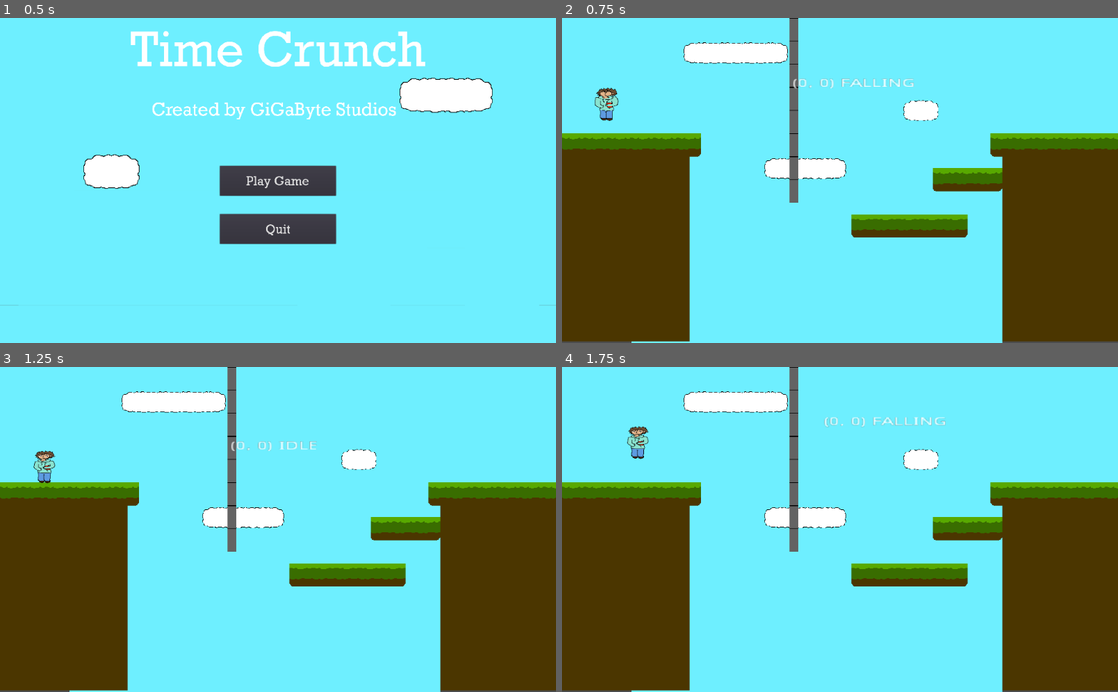
Above: before the commit, frames 1-4 (two rows, left to right).
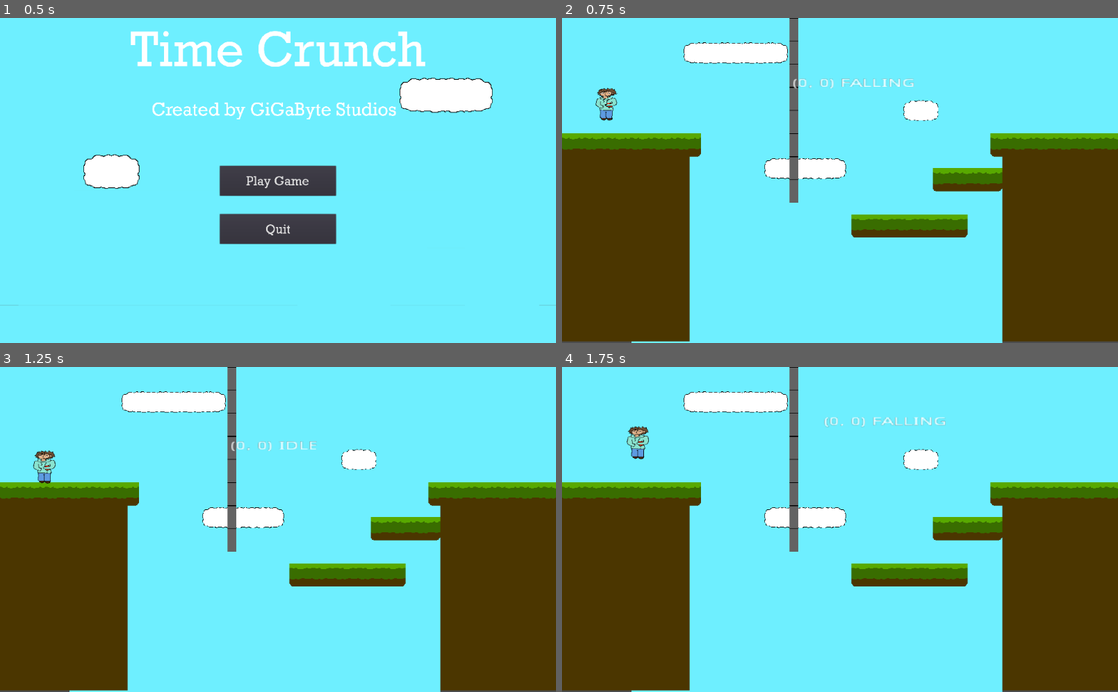
Above: after the commit, the same moments.

Repository: AspireToDev/Final-Project-Game-Jam
Game: Godot game, scene res://UI/Start.tscn
Two runs of this game, one before a commit and one after it. Both use one fixed random seed, a clock stepped at 60 frames per second and the inputs below.
Inputs:
- Up to frame 1 (0.5 s): no input
- Up to frame 2 (0.75 s): click "Play Game" at 0.5 s
- Up to frame 3 (1.25 s): no input
- Up to frame 4 (1.75 s): hold D (right) from 1.28 s (still down); tap Q (eat_chip) at 1.35 s; tap W (jump) at 1.52 s

Frame 1 is identical in both runs. In frame 2, 0.1% of the frame differs, in the area x 5-11%, y 21-32%; in frame 3, 0.1%; in frame 4, 0.1%.

Commit message:
Raycasts
Adding Raycasts all around the character model that we will move in the character's intended direction during chip mode, if it collides, the player won't move, if it doesn't the player can move.

Diff:
--- a/Project/Camera2.gd
+++ b/Project/Camera2.gd
@@ -8,5 +8,5 @@
 
 
 
-func _on_Level_2_body_entered(body):
+func _on_Level_2_body_entered(_body):
 	pass
--- a/Project/Game.tscn
+++ b/Project/Game.tscn
@@ -370,6 +370,8 @@
 
 [node name="Level" type="TileMap" parent="."]
 tile_set = SubResource( 25 )
+collision_layer = 3
+collision_mask = 3
 format = 1
 tile_data = PoolIntArray( 0, 12, 0, 1, 12, 0, 2, 12, 0, 3, 12, 0, 4, 12, 0, 5, 12, 0, 6, 12, 0, 7, 12, 0, 8, 12, 0, 9,  …(12637 unchanged characters)…
 
@@ -405,7 +407,7 @@
 [node name="AnimatedSprite" type="AnimatedSprite" parent="Player"]
 frames = SubResource( 14 )
 animation = "Idle"
-frame = 4
+frame = 18
 playing = true
 
 [node name="CollisionPolygon2D" type="CollisionPolygon2D" parent="Player"]
@@ -437,9 +439,29 @@
 [node name="Block_move" type="Node" parent="Player/StateMachine"]
 script = ExtResource( 7 )
 
-[node name="RayCast2D" type="RayCast2D" parent="Player"]
+[node name="Right" type="RayCast2D" parent="Player"]
+position = Vector2( -10, 1.60001 )
+rotation = 4.71239
+enabled = true
+cast_to = Vector2( 0, 20 )
+collision_mask = 2
 collide_with_areas = true
 collide_with_bodies = false
+
+[node name="Left" type="RayCast2D" parent="Player"]
+position = Vector2( -10, 0.800018 )
+rotation = 1.5708
+cast_to = Vector2( 0, 20 )
+collision_mask = 2
+
+[node name="Up" type="RayCast2D" parent="Player"]
+position = Vector2( -10, 0.666687 )
+cast_to = Vector2( 0, -50 )
+collision_mask = 2
+
+[node name="Down" type="RayCast2D" parent="Player"]
+position = Vector2( -10.4, 1.33334 )
+collision_mask = 2
 
 [node name="Music" type="AudioStreamPlayer" parent="."]
 stream = ExtResource( 11 )
